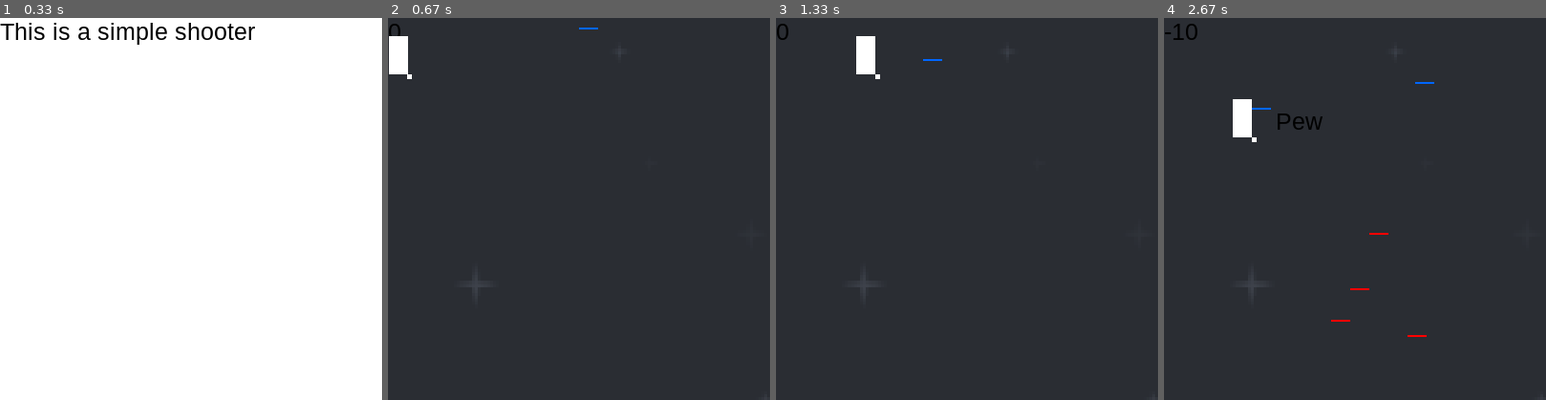
Above: before the commit, frames 1-4 (left to right).
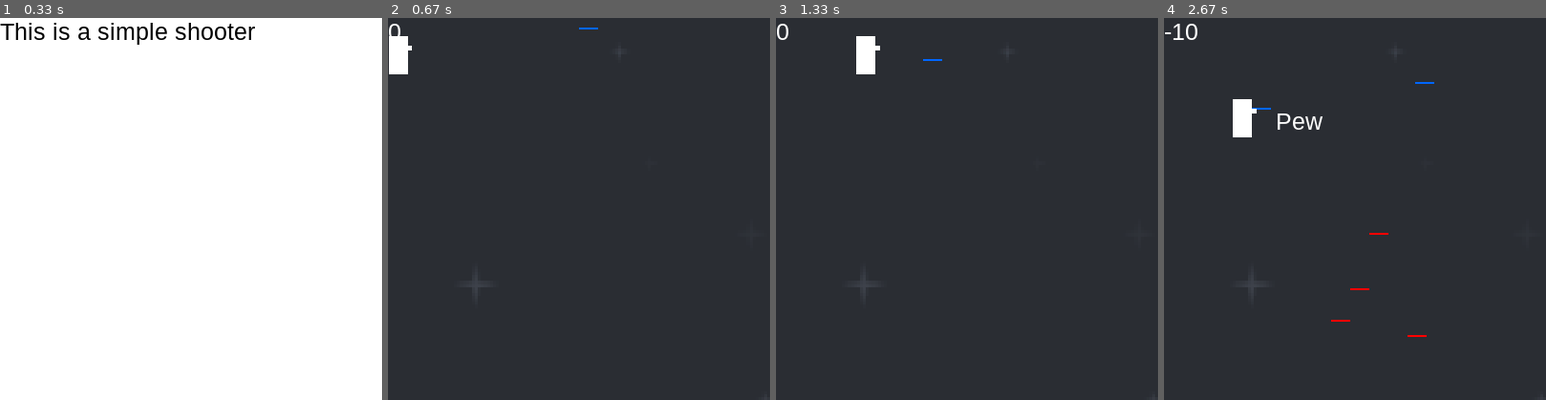
Above: after the commit, the same moments.

Repository: zwang20/SimpleShooter
Game: pygame game, started from project_ss.py
Same seed, same stepped clock (60 frames per second), same inputs: the game is played once before the commit and once after it.
Inputs:
- Up to frame 1 (0.33 s): no input
- Up to frame 2 (0.67 s): tap Space at 0.33 s
- Up to frame 3 (1.33 s): hold D 0.67-1.13 s; hold W from 1.17 s (still down); tap Space at 1.23 s
- Up to frame 4 (2.67 s): release W at 1.47 s; hold D 1.5-1.97 s; tap Space at 1.57, 1.87, 2.07, 2.37, 2.63 s; hold A 2-2.53 s; hold S from 2.57 s (still down)
The pictures show only the part of the screen within x 0-50%, y 0-50%; the shares and areas given below are measured in that part.

Frame 1 is identical in both runs. In frame 2, less than 0.1% of the frame differs, in the area x 0-7%, y 1-16%; in frame 3, 0.1%; in frame 4, 0.4%, in the area x 0-42%, y 1-33%.

Commit message:
color change

Diff:
--- a/project_ss.py
+++ b/project_ss.py
@@ -121,7 +121,7 @@
         else:
             Bullet.good.append(self)
             temp = 25
-        sge_print(game_display, 'Pew', x + temp, y)
+        sge_print(game_display, 'Pew', x + temp, y, colour=white)
 
     def move(self):
         self.x -= Bullet.speed if self.harmful else -Bullet.speed
@@ -182,7 +182,7 @@
         if self.y < 560:
             self.y += 1
         sge_rect(game_display, self.x, self.y, Player.width, Player.height, white)
-        sge_rect(game_display, self.x + Player.width, self.y + Player.height, 5, 5, white)
+        sge_rect(game_display, self.x + Player.width, self.y + 10, 5, 5, white)
 
 
 class Enemy:
@@ -239,7 +239,11 @@
                         bullet.despawn()
                         Player.score += 10
                     else:
-                        sge_print(game_display, "spawn protection", self.x - Enemy.height, self.y)
+                        sge_print(game_display,
+                                  "spawn protection",
+                                  self.x - Enemy.height,
+                                  self.y,
+                                  colour=white)
                         bullet.despawn()
 
     def despawn(self):
@@ -349,7 +353,7 @@
                 bullet.display()
                 bullet.move()
 
-            sge_print(game_display, Player.score)
+            sge_print(game_display, Player.score, colour=white)
             player.get_hit()
             player.display()
 
